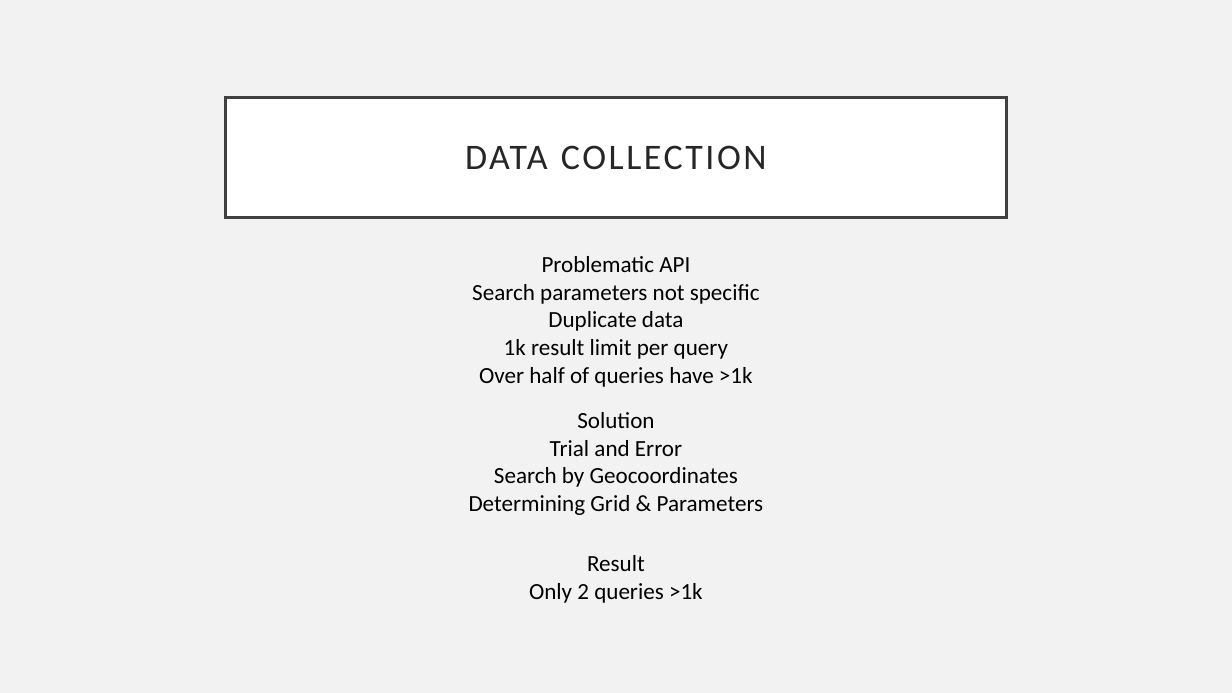
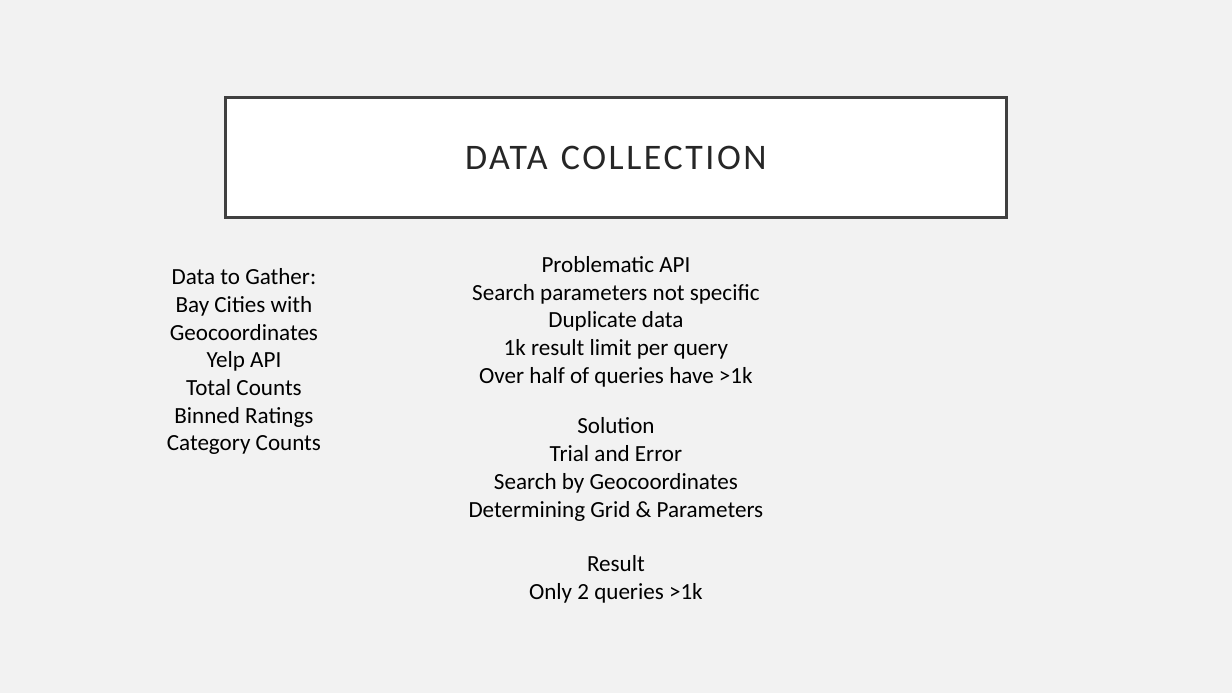
Before and after one commit to lquasem/Project-1, a slide deck: slide 9 of All food in the hood.pptx. Drawn at 1232x693 pixels with LibreOffice and Linux fonts; fonts in the diff are those of the drawing. Boxes give left, top, right and bottom in pixels: in the first picture for what was removed or moved away, otherwise in the second. Text is boxed around its words. In the diff, an @@ line names an element or a change of style, - is before the commit and + after.

```diff
--- a/All food in the hood.pptx
+++ b/All food in the hood.pptx
@@ text added at (167,268,321,454), 18 pt, text #000000 @@
+Data to Gather:
+Bay Cities with Geocoordinates
+Yelp API
+Total Counts
+Binned Ratings
+Category Counts
@@ text "Solution": place and size @@
-text "Solution" at (469,412,764,515)
+text "Solution" at (469,417,764,521)
```
Also in this commit, not shown: 6 other slides changed, 1 slide added, 1 slide removed.
